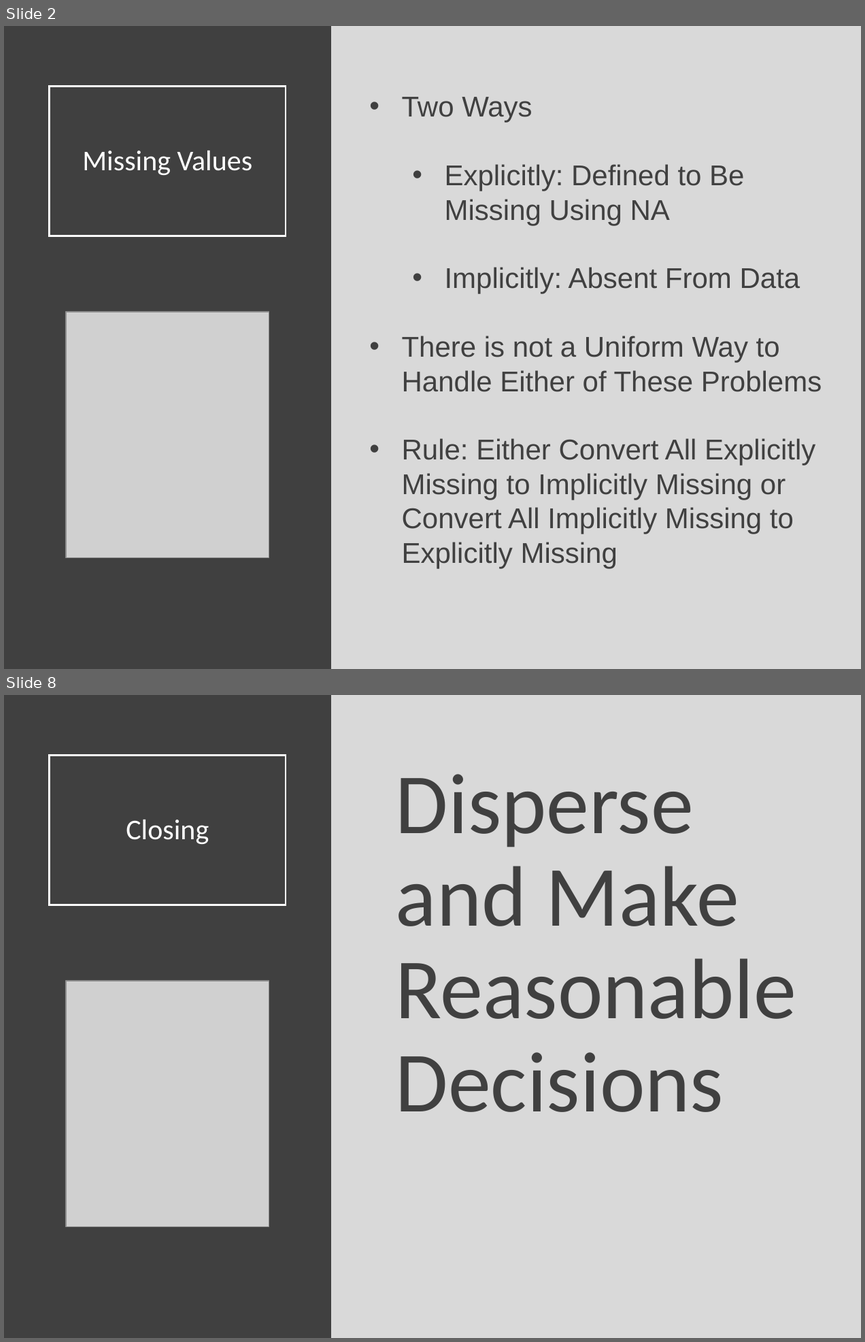
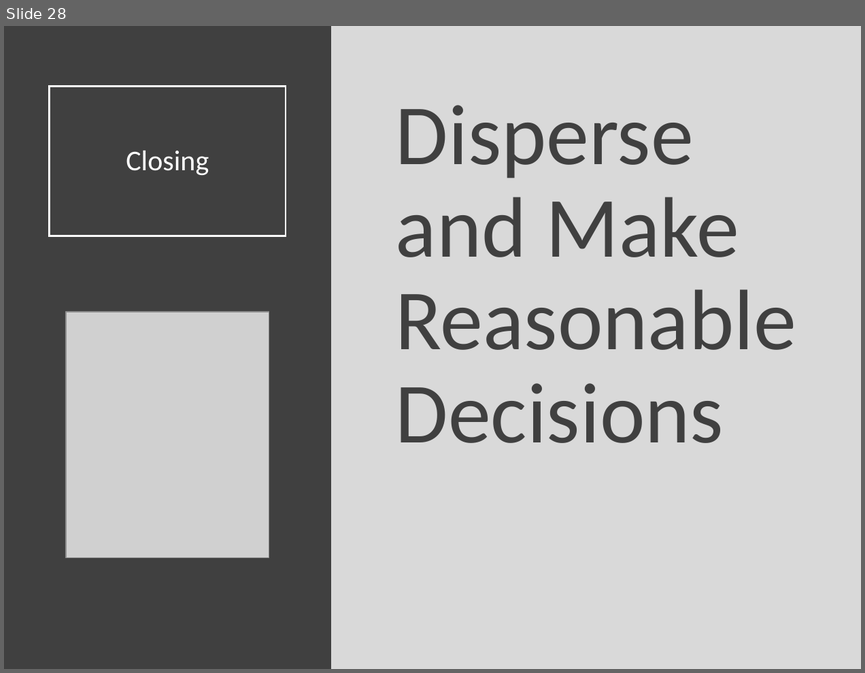
Before and after one commit to Yixf-Self/STOR320_WEBSITE, a slide deck: Lecture/Lecture 14/Lecture 14.pptx. Shown one above the other, each under a label of ours: slides 2 and 8 before the commit, slide 28 after it; the slides between them are not shown. The pictures are 865x1342 and 865x673 pixels, drawn with LibreOffice and Linux fonts; fonts in the diff are those of the drawing; grey boxes stand for pictures. Boxes give left, top, right and bottom in pixels: in the first picture for what was removed or moved away, otherwise in the second. Text is boxed around its words. In the diff, an @@ line names an element or a change of style, - is before the commit and + after.

Commit message:
Lecture 14 Commit

```diff
--- a/Lecture/Lecture 14/Lecture 14.pptx
+++ b/Lecture/Lecture 14/Lecture 14.pptx
@@ slide 2 removed at (x1=4, y1=26, x2=861, y2=669), background #D9D9D9 @@
@@ rectangle removed at (x1=4, y1=26, x2=331, y2=669) @@
@@ title removed at (x1=50, y1=86, x2=286, y2=236) @@
-Missing Values
@@ text removed at (x1=402, y1=97, x2=821, y2=568) @@
-• Two Ways
-  • Explicitly: Defined to Be Missing Using NA
-  • Implicitly: Absent From Data
-• There is not a Uniform Way to Handle Either of These Problems
-• Rule: Either Convert All Explicitly Missing to Implicitly Missing or Convert All Implicitly Missing to Explicitly Missing
@@ picture removed at (x1=66, y1=312, x2=269, y2=557) @@
@@ what was slide 8 is now slide 28 @@
```
Also in this commit, not shown: 27 slides added, 6 other slides removed, 6 other files.
